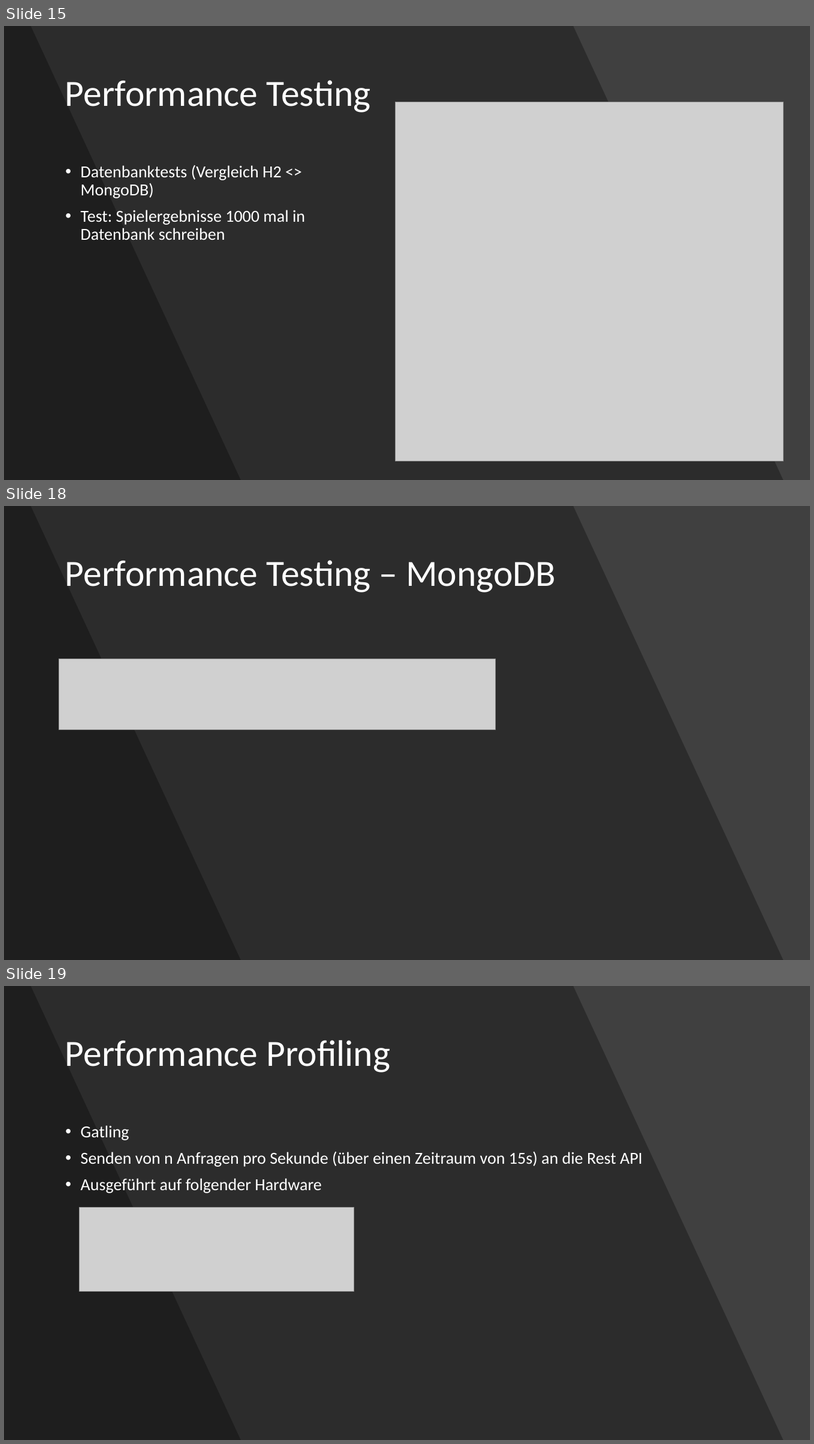
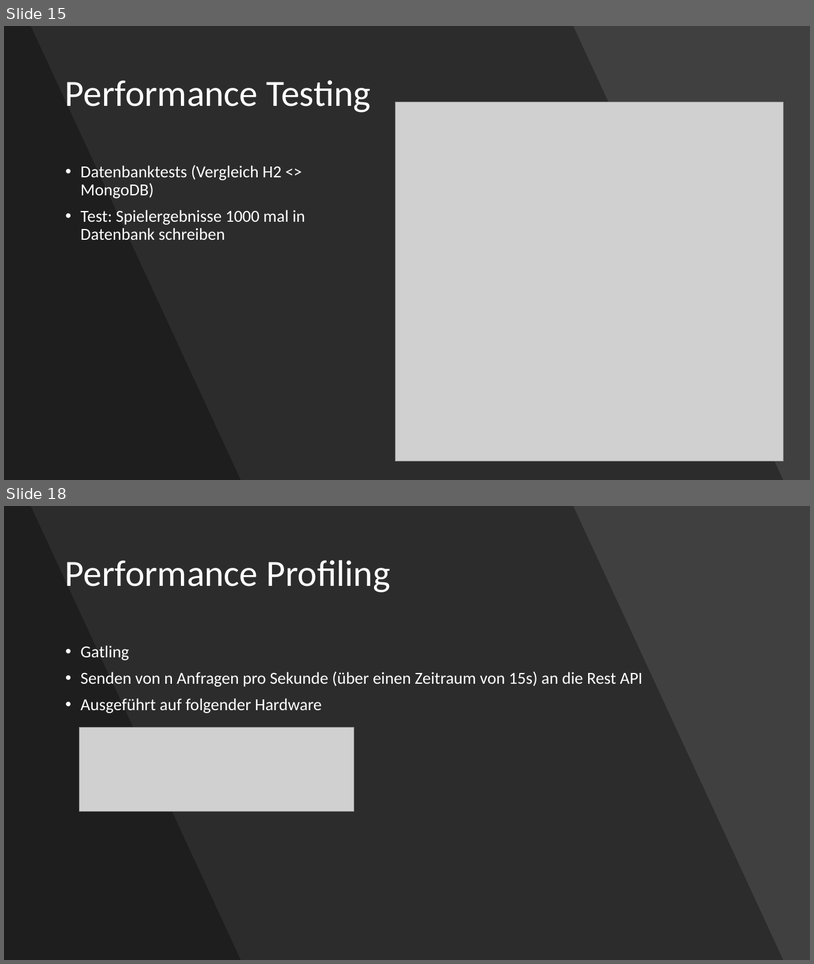
Before and after one commit to webbureaucrat/learn-duel, a slide deck: swar_learn_duel.pptx. Shown one above the other, each under a label of ours: slides 15, 18 and 19 before the commit, slides 15 and 18 after it; the slides between them are not shown. The pictures are 814x1444 and 814x964 pixels, drawn with LibreOffice and Linux fonts; fonts in the diff are those of the drawing; grey boxes stand for pictures. Boxes give left, top, right and bottom in pixels: in the first picture for what was removed or moved away, otherwise in the second. Text is boxed around its words. In the diff, an @@ line names an element or a change of style, - is before the commit and + after.

Commit message:
Edit testing slides

```diff
--- a/swar_learn_duel.pptx
+++ b/swar_learn_duel.pptx
@@ slide 18 removed at (4, 506, 810, 960), background #404040 @@
@@ freeform shape removed at (4, 506, 784, 960) @@
@@ freeform shape removed at (4, 506, 241, 960) @@
@@ title removed at (65, 560, 556, 592) @@
-Performance Testing – MongoDB
@@ picture removed at (59, 658, 496, 729) @@
@@ what was slide 19 is now slide 18 @@
```
Also in this commit, not shown: 5 slides changed.
